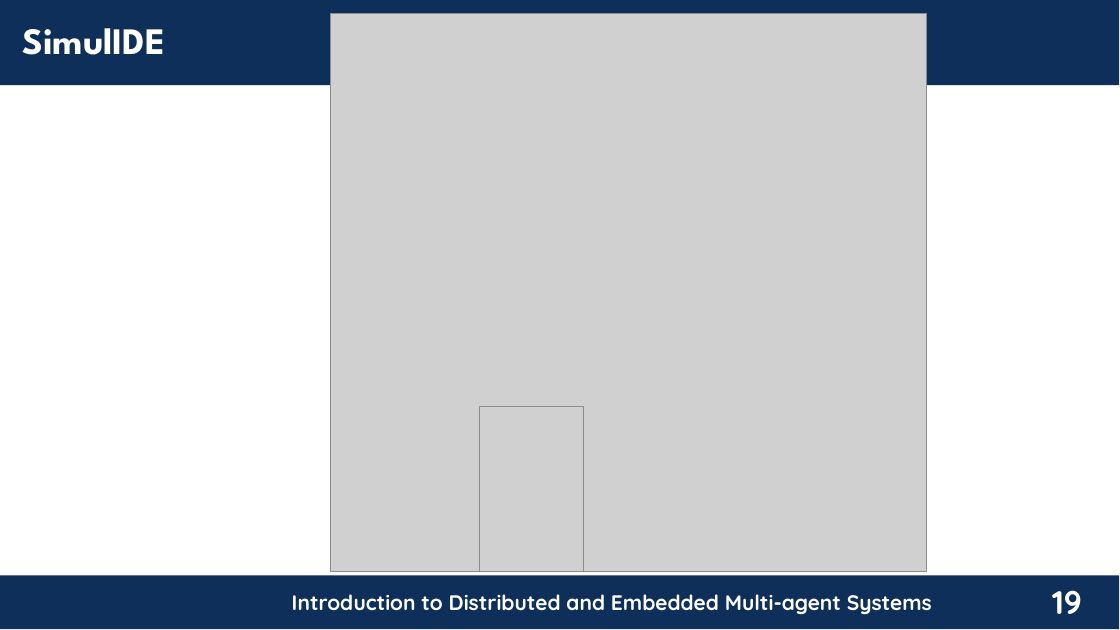
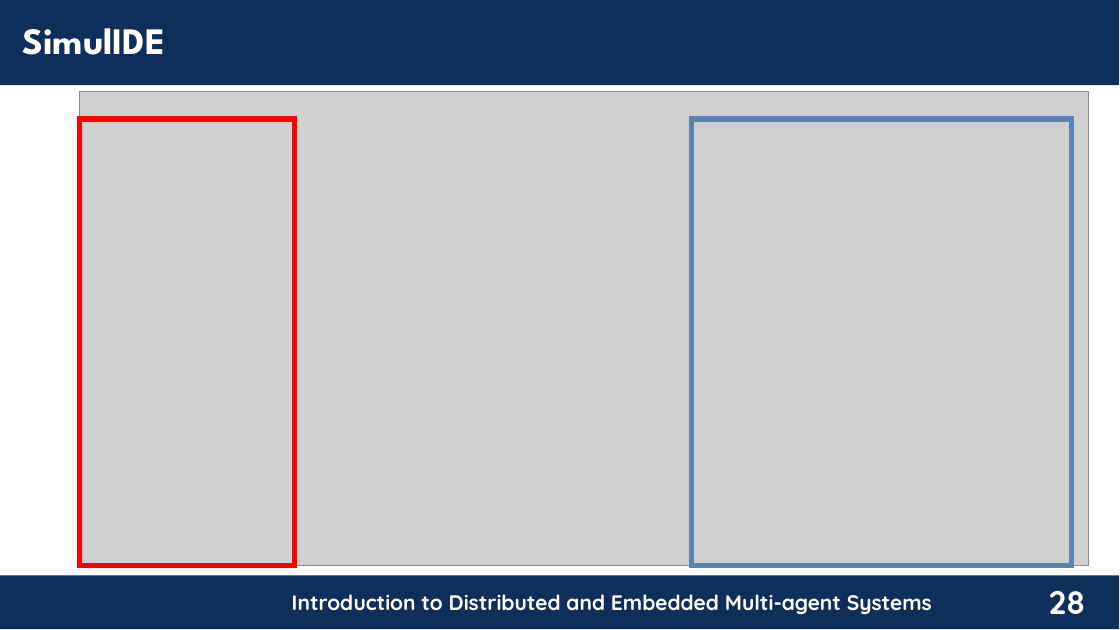
Before and after one commit to chon-group/distributedAndEmbeddedAI, a slide deck: slide 28 of course/05-TheDevelopmentTool/TheDevelopmentTool_20240217.odp (slide 19 before the commit). Drawn at 1120x630 pixels with LibreOffice and Linux fonts; fonts in the diff are those of the drawing; grey boxes stand for pictures; background and template pictures are left out. Boxes give left, top, right and bottom in pixels: in the first picture for what was removed or moved away, otherwise in the second. Text is boxed around its words. In the diff, an @@ line names an element or a change of style, - is before the commit and + after.

```diff
--- a/course/05-TheDevelopmentTool/TheDevelopmentTool_20240217.odp
+++ b/course/05-TheDevelopmentTool/TheDevelopmentTool_20240217.odp
@@ picture: place and size @@
-picture at [331, 13, 927, 572]
+picture at [79, 92, 1088, 565]
@@ rectangle added at [79, 119, 294, 565], outline #FF0000 4.51 pt @@
@@ rectangle added at [691, 119, 1072, 565], outline #5983B0 4.51 pt @@
@@ picture removed at [480, 407, 584, 571] @@
@@ page number at [1049, 591, 1086, 614]: text changed @@
-19
+28
```
Also in this commit, not shown: 15 other slides changed, 58 slides added, 30 slides removed, 2 other files.
